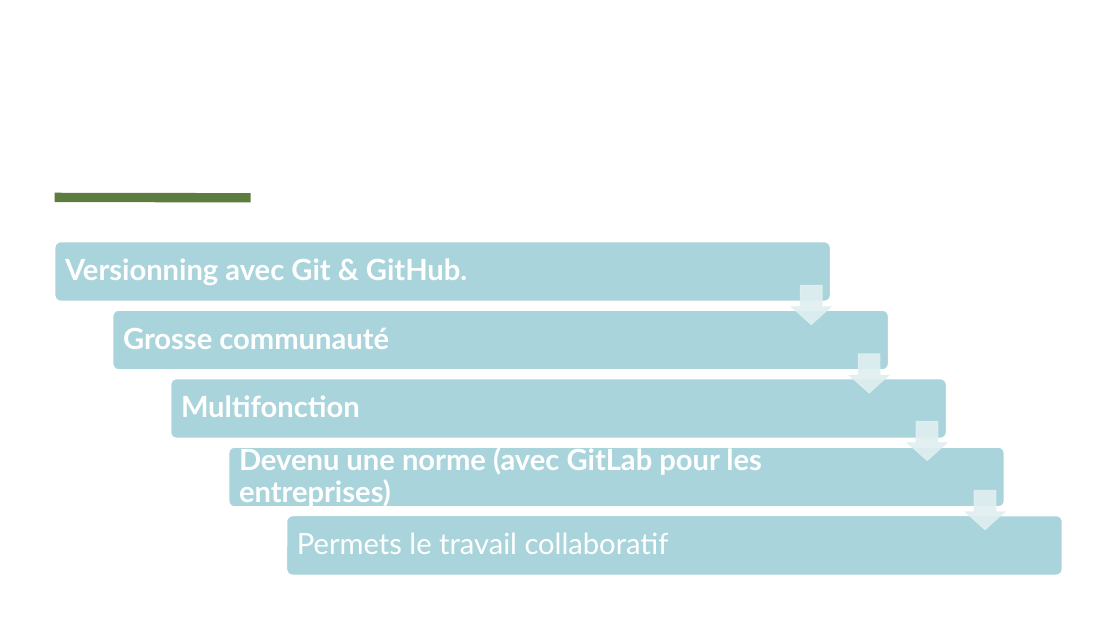
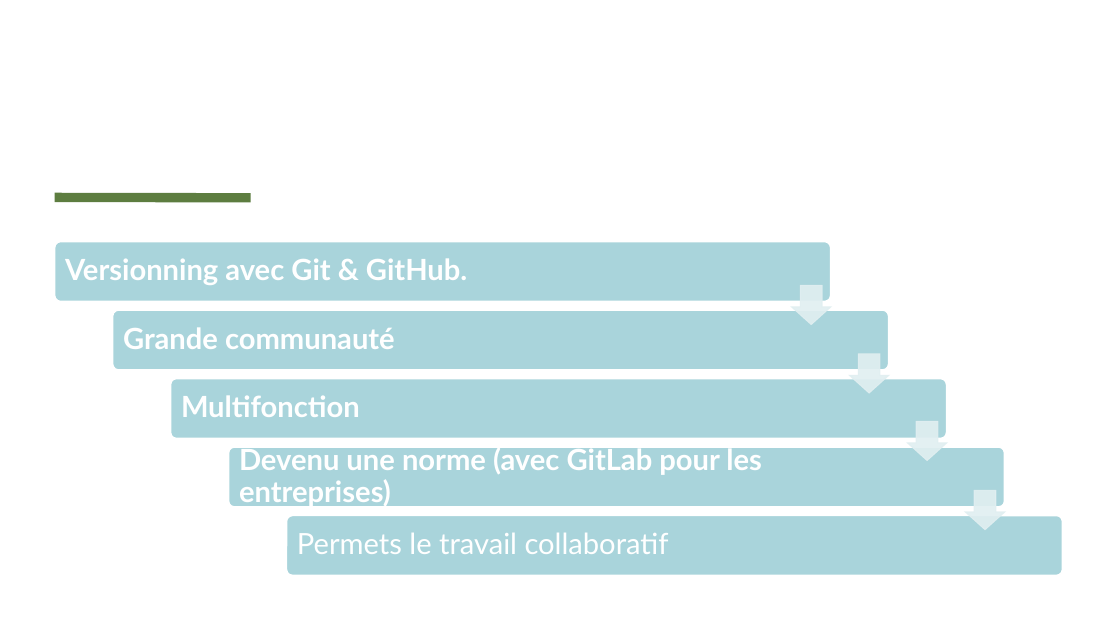
Before and after one commit to RMurier/CESI-BAC-3-CUBE-2-PERSO, a slide deck: slide 10 of documents/CESIZen.pptx. Drawn at 1120x630 pixels with LibreOffice and Linux fonts; fonts in the diff are those of the drawing. Boxes give left, top, right and bottom in pixels: in the first picture for what was removed or moved away, otherwise in the second. Text is boxed around its words. In the diff, an @@ line names an element or a change of style, - is before the commit and + after.

```diff
--- a/documents/CESIZen.pptx
+++ b/documents/CESIZen.pptx
@@ text at box(123, 327, 395, 349): text changed @@
-Grosse communauté
+Grande communauté
```
Also in this commit, not shown: 1 other slide changed, 1 slide removed.
